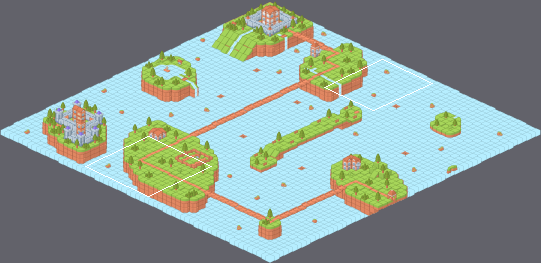
A Tiled map gets an edit: assets/level/Map/islas1.tmx. The first picture is a wide view before the edit; the outline marks the close-up.
Close-up. As it was:
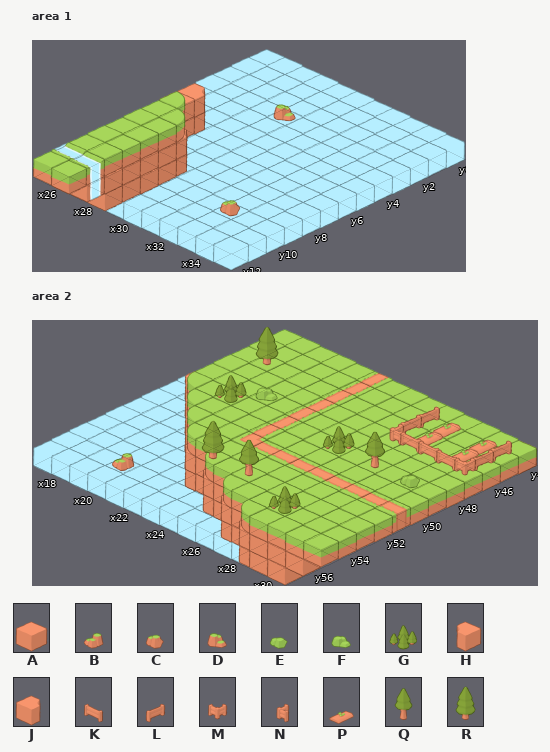
Cells are 232x110 px. Isometric: x runs down to the right, y down to the left. Shown: area 1 x 25..35, y 0..12; area 2 x 17..30, y 44..57. The commit also changed other parts of the map, which this record leaves out.
Key: from "Example": A 104 "dirt_center_N", B 217 "rocks_dirt_E", C 218 "rocks_dirt_S", D 219 "rocks_dirt_W", E 222 "rocks_grass_S", F 223 "rocks_grass_W", G 332 "tree_multiple_N", H 424 "cliff_cornerInner_E", J 427 "cliff_cornerInner_W", K 468 "fence_woodDouble_E", L 469 "fence_woodDouble_N", M 474 "fence_woodDoubleCorner_S", N 475 "fence_woodDoubleCorner_W", P 488 "furrow_crop_E", Q 574 "tree_pine_S", R 578 "tree_pineLarge_S".
_ is an empty cell.
Layers that did not change in this view are not listed.
Layer "CapaSpawn" before, area 1, first column x 25:
 0 ___________
 1 ___________
 2 ___D_______
 3 ___________
 4 ___________
 5 _J_________
 6 _A_________
 7 _AJ________
 8 _AAJ_______
 9 __AA___C___
10 __AA_______
11 __AA_______
12 __AA_______
Layer "CapaSpawn" before, area 2, first column x 17:
44 ______________
45 ______________
46 ______________
47 ______________
48 ______________
49 ______________
50 ______________
51 ______________
52 ___H__AA______
53 ____HA________
54 _____HAA______
55 __B____HA_____
56 _________HA__A
57 ___________HAA
Layer "4" before, area 2, first column x 17:
44 ________LP_PL_
45 R_______LP_PL_
46 ________NKKKM_
47 __F___________
48 _G_____G_Q_E__
49 ______________
50 ______________
51 ______________
52 ____R_Q_______
53 _________G____
54 ______________
55 ______________
56 ______________
57 ______________
New version:
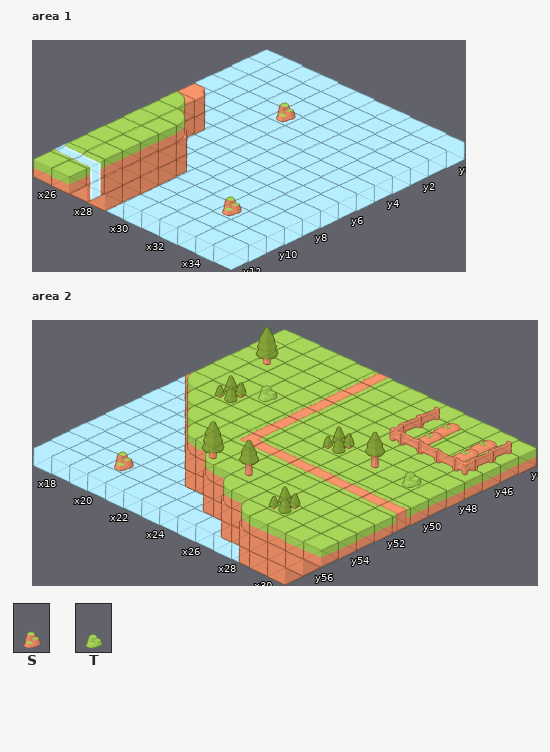
Further tiles: from "Example": S 216 "rocks_dirt_N", T 220 "rocks_grass_N".
From old to new:
Changed rows in their new state; . is an unchanged cell.
Layer "CapaSpawn", area 1:
first column x 28:
 2 S
first column x 32:
 9 S
Layer "CapaSpawn", area 2:
first column x 19:
55 S
Layer "4", area 2:
first column x 19:
47 T.........
48 .........T
Pixel boxes of the changes (left, top, right, bottom) in both close-ups:
changed: (273, 102, 296, 123)
changed: (220, 196, 242, 217)
changed: (255, 385, 278, 403)
changed: (112, 451, 135, 472)
changed: (400, 471, 422, 489)
